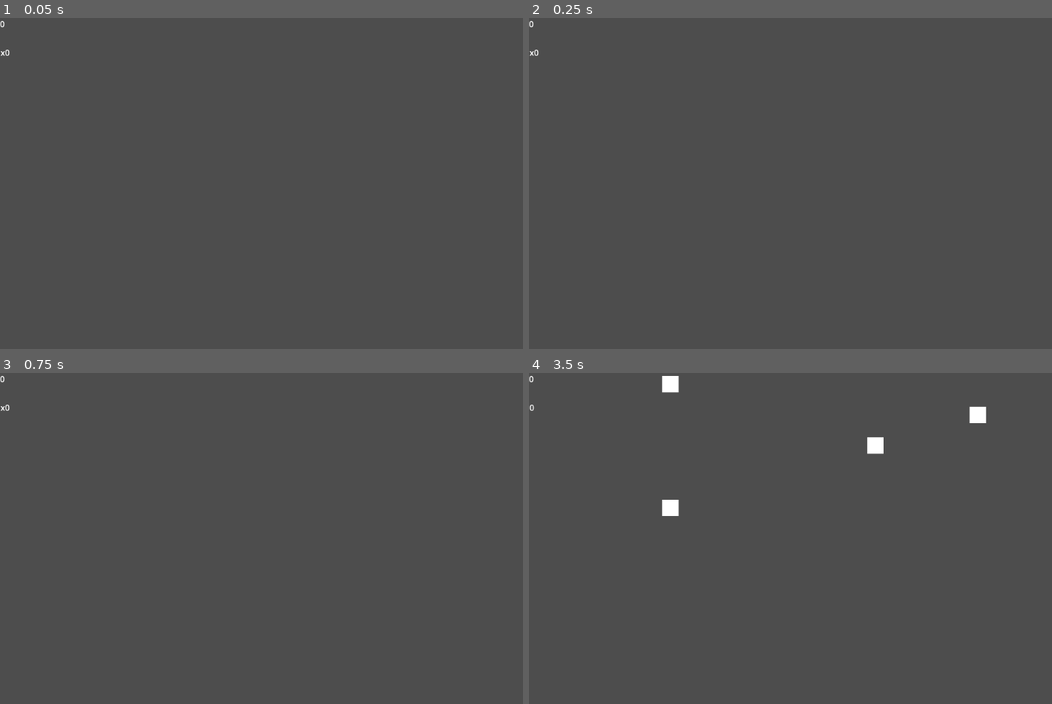
Above: before the commit, frames 1-4 (two rows, left to right).
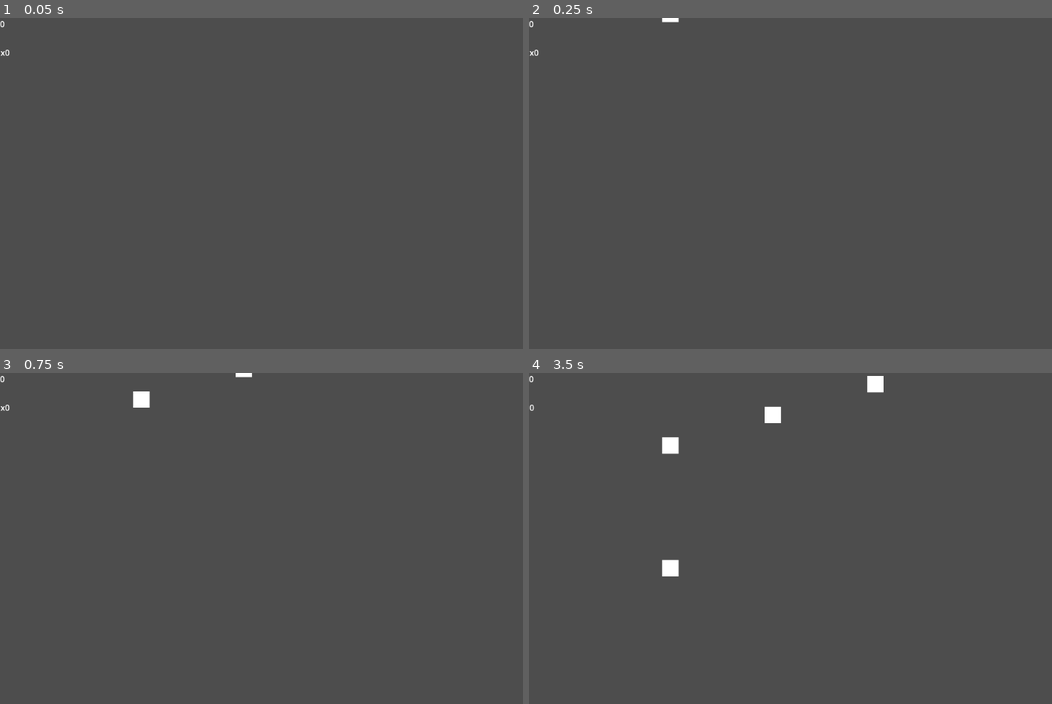
Above: after the commit, the same moments.

Repository: javier-adrian/UPLBGJ
Game: Godot game, scene res://scenes/level/level.tscn
The game is run twice, just before and just after one commit, with the same random seed, the same clock (stepped at 60 frames per second) and the same inputs. This scene is started directly instead of the project's main scene.
Inputs:
- Up to frame 1 (0.05 s): no input
- Up to frame 2 (0.25 s): no input
- Up to frame 3 (0.75 s): hold Right (right) from 0.53 s (still down); tap Space (playing) at 0.6 s
- Up to frame 4 (3.5 s): release Right (right) at 1.28 s; hold Down (down) 1.28-2.03 s; tap Space (playing) at 1.35, 2.1, 2.85 s; hold Right (right) 2.03-2.78 s; hold Up (up) from 2.78 s (still down)

Frame 1 is identical in both runs. In frame 2, less than 0.1% of the frame differs, in the area x 25-29%, y 0-2%; in frame 3, 0.2%; in frame 4, 1.3%, in the area x 25-88%, y 0-62%.

Commit message:
fix: sequence timings

Diff:
--- a/scripts/editor.gd
+++ b/scripts/editor.gd
@@ -5,7 +5,7 @@
 
 var info: Dictionary = {
 	"Rhythm Hell": {
-		"timings":  "[[1, 3],[1.5, 3.5],[2, 4],[2.5, 4.5]]",
+		"timings":  "[[0, 2],[0.5, 2.5],[1, 3],[1.5, 3.5]]",
 		"music": load("res://RhythmHell.wav")
 	}
 }
